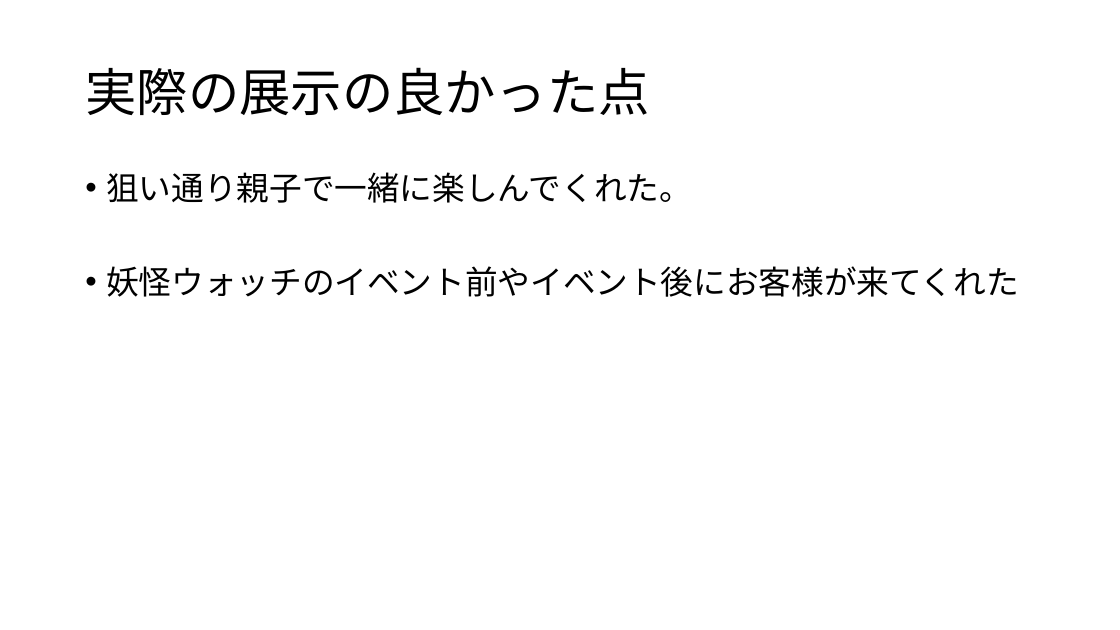
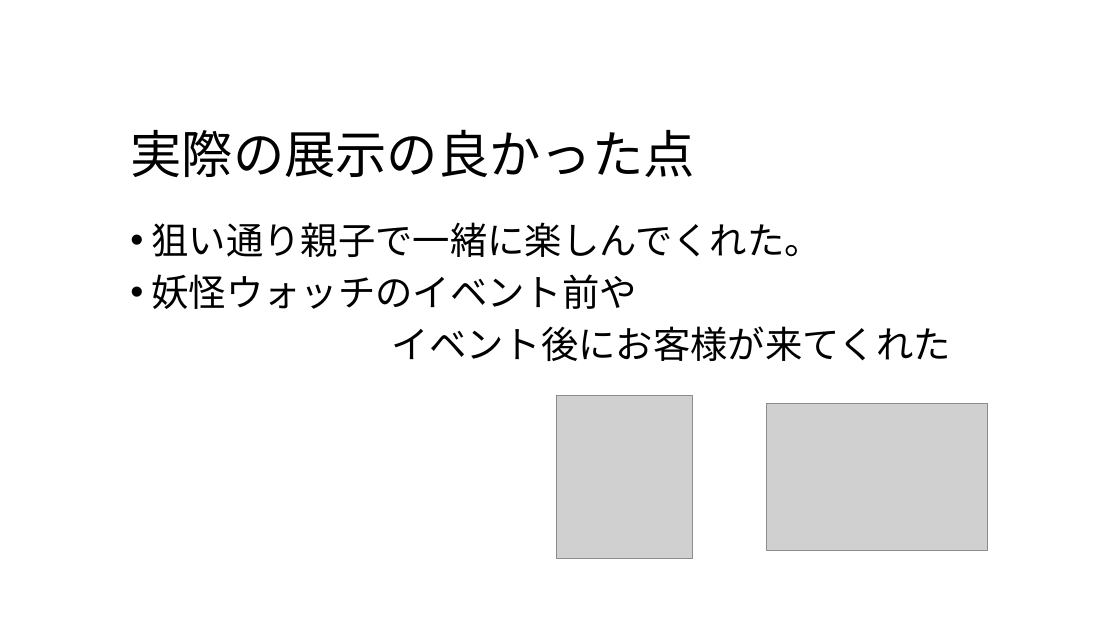
Before and after one commit to alto1412/Yokoari1207, a slide deck: slide 6 of よこありくんのプレゼンa.pptx (slide 7 before the commit). Drawn at 1120x630 pixels with LibreOffice and Linux fonts; fonts in the diff are those of the drawing; grey boxes stand for pictures; background and template pictures are left out. Boxes give left, top, right and bottom in pixels: in the first picture for what was removed or moved away, otherwise in the second. Text is boxed around its words. In the diff, an @@ line names an element or a change of style, - is before the commit and + after.

```diff
--- a/よこありくんのプレゼンa.pptx
+++ b/よこありくんのプレゼンa.pptx
@@ rectangle added at bbox=[19, 24, 1107, 593], fill #FFFFFF at 70% opacity, outline #FFFFFF 1 pt @@
@@ title "実際の展示の良かった点": place and size @@
-title "実際の展示の良かった点" at bbox=[85, 67, 650, 115]
+title "実際の展示の良かった点" at bbox=[130, 129, 695, 177]
@@ title "実際の展示の良かった点" at bbox=[130, 129, 695, 177]: font Calibri to Noto Sans CJK JP @@
@@ text "狙い通り親子で一緒に楽しんでくれた。": place and size @@
-text "狙い通り親子で一緒に楽しんでくれた。" at bbox=[106, 172, 1018, 297]
+text "狙い通り親子で一緒に楽しんでくれた。" at bbox=[151, 222, 951, 361]
@@ text at bbox=[151, 222, 821, 257]: size 28 to 32 pt, font Calibri to Noto Sans CJK JP in "狙い通り親子で一緒に楽しんでくれた。" @@
@@ text at bbox=[151, 274, 951, 361]: text changed; size 28 to 32 pt; font Calibri to Noto Sans CJK JP @@
-• 妖怪ウォッチのイベント前やイベント後にお客様が来てくれた
+• 妖怪ウォッチのイベント前や
+イベント後にお客様が来てくれた
@@ picture added at bbox=[556, 396, 692, 558] @@
@@ picture added at bbox=[766, 404, 987, 550] @@
```
Also in this commit, not shown: 6 other slides changed, 1 slide added, 2 slides removed, 1 other file.
